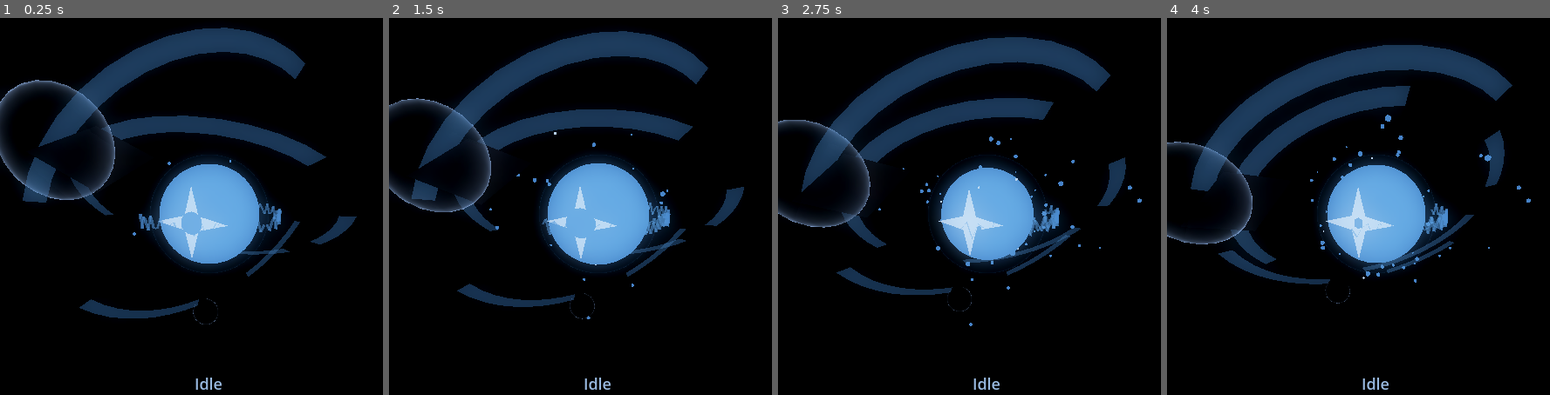
Above: before the commit, frames 1-4 (left to right).
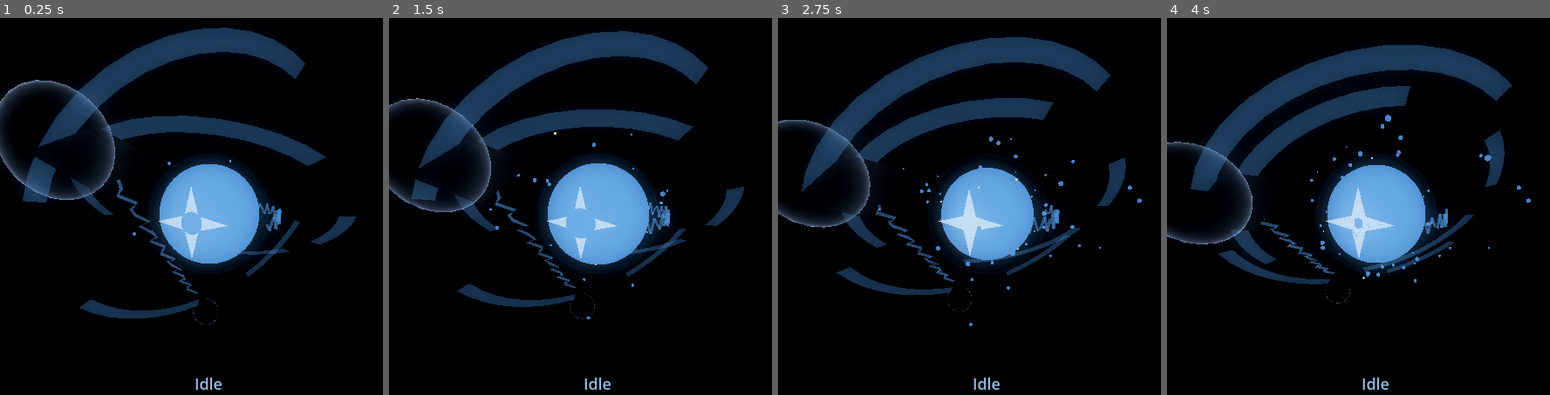
Above: after the commit, the same moments.

Repository: OppiRah/jairus-voice-assistant
Game: Godot game, scene res://orb_scene.tscn
The game is run twice, just before and just after one commit, with the same random seed, the same clock (stepped at 60 frames per second) and the same inputs.
Inputs:
- Up to frame 1 (0.25 s): no input
- Up to frame 2 (1.5 s): no input
- Up to frame 3 (2.75 s): no input
- Up to frame 4 (4 s): no input

The runs differ from the first frame. In frame 1, 0.5% of the frame differs, in the area x 30-70%, y 42-74%; in frame 2, 0.4%; in frame 3, 0.4%; in frame 4, 0.4%.

Commit message:
Orb V2 Pass 3 — energy conduits anchored to real structure.
Co-Authored-By: Claude Sonnet 5 <noreply@anthropic.com>
Claude-Session: https://claude.ai/code/session_01UwiJFeDzj1MwDyByYzau5q

Diff:
--- a/src/jairus/interfaces/renderer/godot_project/orb_controller.gd
+++ b/src/jairus/interfaces/renderer/godot_project/orb_controller.gd
@@ -338,20 +338,36 @@
 	},
 ]
 
-# Energy arcs: built once as static ribbon meshes at _ready() (regenerating
-# geometry every frame is real, avoidable CSG/mesh-rebuild cost this pass
-# doesn't need) -- their "crackling" comes from rotating slowly plus a
-# continuous brightness wave traveling along their length (Pass B: energy
-# ribbons take 2 -- see ARC_SHADER and orb_arc_ribbon.gdshader below),
-# not from reshaping. See _build_arc_mesh()'s own comment for why a
+# Energy arcs: built as ribbon meshes (Pass B: energy ribbons take 2 -- see
+# ARC_SHADER and orb_arc_ribbon.gdshader below) -- their "crackling" comes
+# from a continuous brightness wave traveling along their length, not from
+# reshaping. See _build_ribbon_strip_mesh()'s own comment for why a
 # hand-built SurfaceTool ribbon was chosen over CSG.
-const ARC_POINT_COUNT := 31        # Pass B: raised from 7 -- same underlying sin()-based path formula in _build_arc_mesh(), just sampled far more densely, so the identical deterministic curve reads as a smooth flowing line instead of a jagged low-poly one.
-const ARC_RADIUS := 0.75          # distance from the core center the arc path sits at
-const ARC_SPAN_RADIANS := PI * 0.6  # how much of a circle one arc sweeps
-const ARC_JAGGEDNESS := 0.08      # max perpendicular offset applied to interior points, for a "lightning" feel
+#
+# V2-3 (ORB_V2_DESIGN.md Q6, "Conduit A"): ArcB stays exactly Pass B's
+# original static-mesh-plus-rotate_y() approach ("V1's existing independent
+# orbital arc largely as-is, for contrast... a purely circulating ribbon is
+# a legitimate, different visual statement next to a structural one") --
+# built once in _ready(), never rebuilt. ArcA is the one Q6 asks to change:
+# "its path's two endpoints are now derived from two of the new struts'
+# actual anchor points rather than a free-floating ARC_RADIUS constant...
+# what makes energy read as flowing between the machine's own components."
+# Since those two struts (Plate1 on RingA, Plate2 on RingB -- see
+# ARC_A_ANCHOR_PLATE_INDICES below) keep moving every frame under their own
+# ring rotation/spin, ArcA's mesh is rebuilt each frame in _update_arcs()
+# from their live global_transform.origin, replacing the old rotate_y() for
+# ArcA specifically -- a real per-frame SurfaceTool rebuild for one 31-point
+# ribbon, not the "genuine occlusion-aware" kind of lift Q6 doesn't ask for
+# here; this project's own FPS headroom (~1800fps combined-scene, V2-2's
+# report) has ample room for it, confirmed again in this pass's own stage 5.
+const ARC_POINT_COUNT := 31        # Pass B: raised from 7 -- same underlying sin()-based path formula, just sampled far more densely, so the identical deterministic curve reads as a smooth flowing line instead of a jagged low-poly one.
+const ARC_RADIUS := 0.75          # ArcB only now -- distance from the core center its circular path sits at
+const ARC_SPAN_RADIANS := PI * 0.6  # ArcB only now -- how much of a circle it sweeps
+const ARC_JAGGEDNESS := 0.08      # max perpendicular offset applied to interior points, for a "lightning" feel -- shared by both arcs' path generators
 const ARC_THICKNESS := 0.015      # ribbon half-width
-const ARC_ROTATION_SPEED := 0.35  # rad/s, both arcs rotate at this fixed rate regardless of state (only brightness varies per state now)
+const ARC_ROTATION_SPEED := 0.35  # rad/s -- ArcB only now (see above); brightness still varies per state for both arcs
 const ARC_EMISSION_ENERGY := 2.2  # Pass A: lowered from 4.0 -- at the old value the arcs out-bloomed the core in every state (a measured bug, see CORE_GLOW_EMISSION_ENERGY above); this baseline, times arc_intensity (max 1.8 at error), now stays under the core's floor in every state
+const ARC_A_ANCHOR_PLATE_INDICES := Vector2i(0, 1)  # indices into `plates` (Plate1/RingA, Plate2/RingB) -- one strut per ring, echoing V2-2's one-accent-per-ring choice, so Conduit A visibly bridges RingA's and RingB's independently-tilted structures (Q3) rather than sitting on just one
 
 # Pass B (energy ribbons take 2) -- orb_arc_ribbon.gdshader replaces the
 # old binary sin()>threshold on/off flicker with a continuous brightness
@@ -795,6 +811,7 @@
 	},
 }
 
+@onready var camera: Camera3D = $Camera3D  # V2-3: Conduit A's ribbon-strip needs the camera's live position -- see _build_ribbon_strip_mesh()'s view_origin parameter
 @onready var core: MeshInstance3D = $Core
 @onready var particles: GPUParticles3D = $AmbientParticles
 @onready var core_sparks: GPUParticles3D = $CoreSparks
@@ -924,7 +941,15 @@
 	_arc_material_a.render_priority = RENDER_PRIORITY_ARCS
 	_arc_material_a.set_shader_parameter("ripple_cycles", ARC_RIPPLE_CYCLES)
 	_arc_material_a.set_shader_parameter("alpha", ARC_ALPHA)
-	arc_a.mesh = _build_arc_mesh(0.0)
+	# V2-3: initial mesh only -- plates[i].position isn't set to its real
+	# anchor value until the plates loop below runs, so this placeholder
+	# is a degenerate zero-length ribbon for one construction. Harmless:
+	# _update_arcs() rebuilds it from the plates' real live positions on
+	# the very first _process() frame, before anything is ever presented
+	# on screen.
+	var anchor_a: Vector3 = plates[ARC_A_ANCHOR_PLATE_INDICES.x].position
+	var anchor_b: Vector3 = plates[ARC_A_ANCHOR_PLATE_INDICES.y].position
+	arc_a.mesh = _build_ribbon_strip_mesh(_build_anchored_arc_points(anchor_a, anchor_b, 0.0), camera.global_transform.origin)
 	arc_a.set_surface_override_material(0, _arc_material_a)
 
 	_arc_material_b = ShaderMaterial.new()
@@ -1065,19 +1090,13 @@
 	return tex
 
 
-## Builds one "energy arc" as a flat emissive ribbon (a strip of triangles
-## following a short jagged path around the core), via SurfaceTool -- a
-## real Godot core API needing no shader files or external assets.
-## Considered and rejected: a custom .gdshader (visual result impossible
-## to validate without a GPU session, and headless mode's dummy renderer
-## wouldn't even exercise shader compilation, so a broken shader could
-## pass every test here and still fail for real); CSGPolygon3D path
-## extrusion (a real, asset-free option too, but CSG boolean geometry is
-## comparatively expensive to keep live-reshaping, and this pass doesn't
-## need reshaping -- a ribbon built once and just rotated is cheaper and
-## just as controllable for a first pass). seed_offset only changes the
-## deterministic jag pattern (via sin(), not randomness) so ArcA and ArcB
-## look different from each other while staying reproducible for testing.
+## Builds one "energy arc" ribbon's raw path points along a short jagged
+## circular arc around the core -- ArcB's (Conduit B, Q6's "circulating"
+## conduit) own path generator, unchanged from Pass B. seed_offset only
+## changes the deterministic jag pattern (via sin(), not randomness) so
+## ArcA and ArcB used to look different from each other while staying
+## reproducible for testing; ArcA now uses _build_anchored_arc_points()
+## instead (below), so seed_offset here only ever varies ArcB's own jag.
 func _build_arc_mesh(seed_offset: float) -> ArrayMesh:
 	var points: PackedVector3Array = []
 	for i in range(ARC_POINT_COUNT):
@@ -1087,7 +1106,64 @@
 		if i > 0 and i < ARC_POINT_COUNT - 1:
 			point.y += sin((t * 11.0 + seed_offset) * TAU) * ARC_JAGGEDNESS
 		points.append(point)
-
+	return _build_ribbon_strip_mesh(points)
+
+
+## V2-3 (Q6, Conduit A): ArcA's path points, a straight line between two
+## real strut anchors (point_a/point_b, their live global_transform.origin
+## -- see ARC_A_ANCHOR_PLATE_INDICES/_update_arcs()) with the same
+## sin()-based jag ArcB's path already uses, offset perpendicular to the
+## a->b line itself (not a fixed world Y, which only made sense for ArcB's
+## flat XZ-plane circle) so the "lightning" feel still reads correctly
+## regardless of the two anchors' actual relative orientation.
+func _build_anchored_arc_points(point_a: Vector3, point_b: Vector3, seed_offset: float) -> PackedVector3Array:
+	var line := point_b - point_a
+	var line_dir := line.normalized() if line.length() > 0.001 else Vector3.FORWARD
+	var jag_axis := line_dir.cross(Vector3.UP)
+	if jag_axis.length() < 0.001:
+		jag_axis = line_dir.cross(Vector3.RIGHT)
+	jag_axis = jag_axis.normalized()
+
+	var points: PackedVector3Array = []
+	for i in range(ARC_POINT_COUNT):
+		var t := float(i) / float(ARC_POINT_COUNT - 1)
+		var point := point_a.lerp(point_b, t)
+		if i > 0 and i < ARC_POINT_COUNT - 1:
+			point += jag_axis * sin((t * 11.0 + seed_offset) * TAU) * ARC_JAGGEDNESS
+		points.append(point)
+	return points
+
+
+## Shared ribbon-strip builder (both conduits): a flat emissive strip of
+## triangles following an already-computed path, via SurfaceTool -- a real
+## Godot core API needing no shader files or external assets. Considered
+## and rejected, same reasoning for both conduits: a custom .gdshader for
+## the geometry itself (visual result impossible to validate without a GPU
+## session, and headless mode's dummy renderer wouldn't even exercise
+## shader compilation, so a broken shader could pass every test here and
+## still fail for real); CSGPolygon3D path extrusion (a real, asset-free
+## option too, but CSG boolean geometry is comparatively expensive to keep
+## live-reshaping -- relevant now that ArcA IS rebuilt every frame, per the
+## V2-3 comment above ARC_POINT_COUNT).
+##
+## view_origin (V2-3, built and verified, not assumed): ArcB's original
+## thickness direction (direction.cross(Vector3.UP)) works because its
+## path stays confined to one flat, consistently camera-friendly plane --
+## fine as long as view_origin is left null (ArcB's own call site, and
+## every other caller, is unchanged, so this default preserves the exact
+## original behavior). ArcA's new cross-plane path (an arbitrary line
+## between two struts on two independently-tilted rings) does NOT stay in
+## one plane, and a real stage-1 screenshot caught the result: several
+## segments' fixed world-UP-based thickness ended up nearly edge-on to the
+## camera, so the ribbon rendered as broken dashes instead of a solid
+## strip -- the same class of "provably real geometry, not visually
+## obvious" gap V2-1's struts and V2-2's shells each hit once already.
+## Passing the camera's live position as view_origin makes the thickness
+## direction face the camera at every point along the path instead
+## (direction.cross(point-to-camera)), the standard camera-facing-ribbon
+## fix, so the strip stays visible regardless of which way its own path
+## happens to bend in 3D.
+func _build_ribbon_strip_mesh(points: PackedVector3Array, view_origin: Variant = null) -> ArrayMesh:
 	var st := SurfaceTool.new()
 	st.begin(Mesh.PRIMITIVE_TRIANGLE_STRIP)
 	for i in range(points.size()):
@@ -1099,7 +1175,11 @@
 		else:
 			direction = (points[i + 1] - points[i - 1]).normalized()
 
-		var perp := direction.cross(Vector3.UP)
+		var perp: Vector3
+		if view_origin != null:
+			perp = direction.cross((view_origin as Vector3) - points[i])
+		else:
+			perp = direction.cross(Vector3.UP)
 		if perp.length() < 0.001:
 			perp = direction.cross(Vector3.RIGHT)
 		perp = perp.normalized() * ARC_THICKNESS
@@ -1357,7 +1437,19 @@
 	var turbulence: float = profile.get("arc_turbulence", 0.3)
 	var intensity: float = profile["arc_intensity"]
 
-	arc_a.rotate_y(ARC_ROTATION_SPEED * delta)
+	# Conduit A (Q6, structure-anchored): rebuilt every frame from its two
+	# real strut anchors' live global positions, replacing the old shared
+	# rotate_y() for ArcA specifically -- arc_a's own node transform stays
+	# identity, since the mesh's vertices are already in the same space as
+	# the anchors (both are direct children of the scene root).
+	var anchor_a: Vector3 = plates[ARC_A_ANCHOR_PLATE_INDICES.x].global_transform.origin
+	var anchor_b: Vector3 = plates[ARC_A_ANCHOR_PLATE_INDICES.y].global_transform.origin
+	arc_a.mesh = _build_ribbon_strip_mesh(_build_anchored_arc_points(anchor_a, anchor_b, 0.0), camera.global_transform.origin)
+
+	# Conduit B (Q6, circulating): unchanged from Pass B -- kept
+	# deliberately independent, for contrast ("ambient energy moving
+	# around the whole assembly" next to Conduit A's "energy flowing
+	# through a specific joint").
 	arc_b.rotate_y(-ARC_ROTATION_SPEED * 0.8 * delta)
 
 	for mat in [_arc_material_a, _arc_material_b]:
